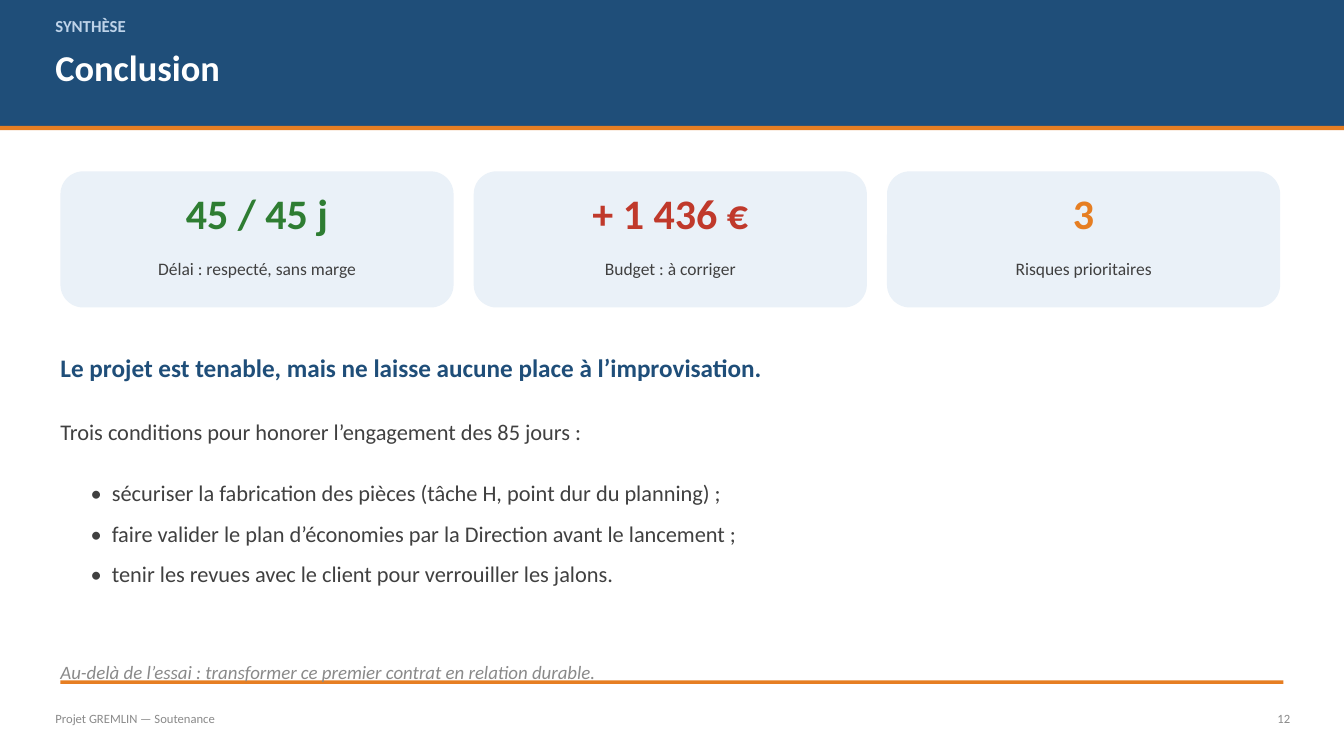
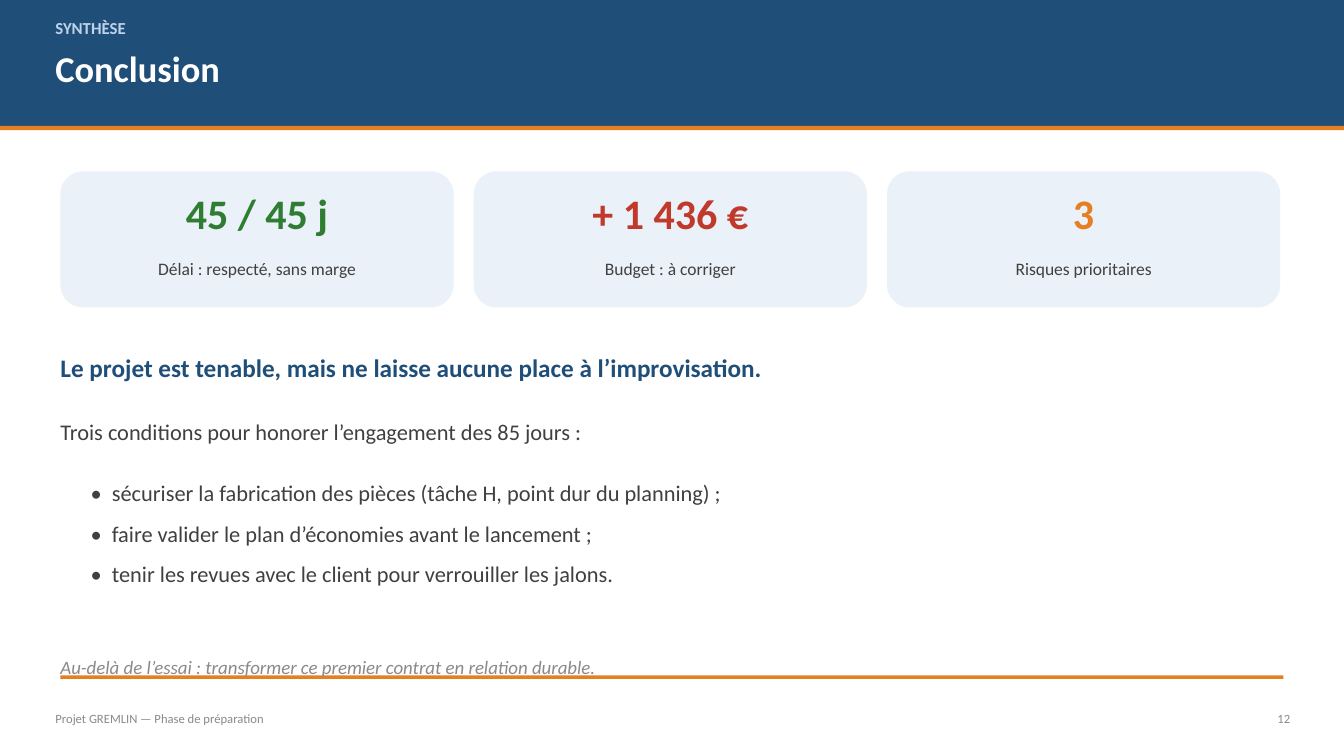
Before and after one commit to guigzT42/licence, a slide deck: slide 13 of Projet_GREMLIN_Presentation.pptx (slide 12 before the commit). Drawn at 1344x756 pixels with LibreOffice and Linux fonts; fonts in the diff are those of the drawing. Boxes give left, top, right and bottom in pixels: in the first picture for what was removed or moved away, otherwise in the second. Text is boxed around its words. In the diff, an @@ line names an element or a change of style, - is before the commit and + after.

```diff
--- a/Projet_GREMLIN_Presentation.pptx
+++ b/Projet_GREMLIN_Presentation.pptx
@@ text at bbox=[112, 526, 581, 546]: text changed @@
-• faire valider le plan d’économies par la Direction avant le lancement ;
+• faire valider le plan d’économies avant le lancement ;
@@ text "Au-delà de l’essai : transformer ...": place and size @@
-text "Au-delà de l’essai : transformer ..." at bbox=[60, 666, 595, 684]
+text "Au-delà de l’essai : transformer ..." at bbox=[60, 661, 595, 679]
@@ rectangle: place and size @@
-rectangle at bbox=[60, 681, 1284, 684]
+rectangle at bbox=[60, 676, 1284, 679]
@@ text at bbox=[55, 714, 263, 725]: text changed @@
-Projet GREMLIN — Soutenance
+Projet GREMLIN — Phase de préparation
```
Also in this commit, not shown: 11 other slides changed, 1 slide added, 1 other file.
